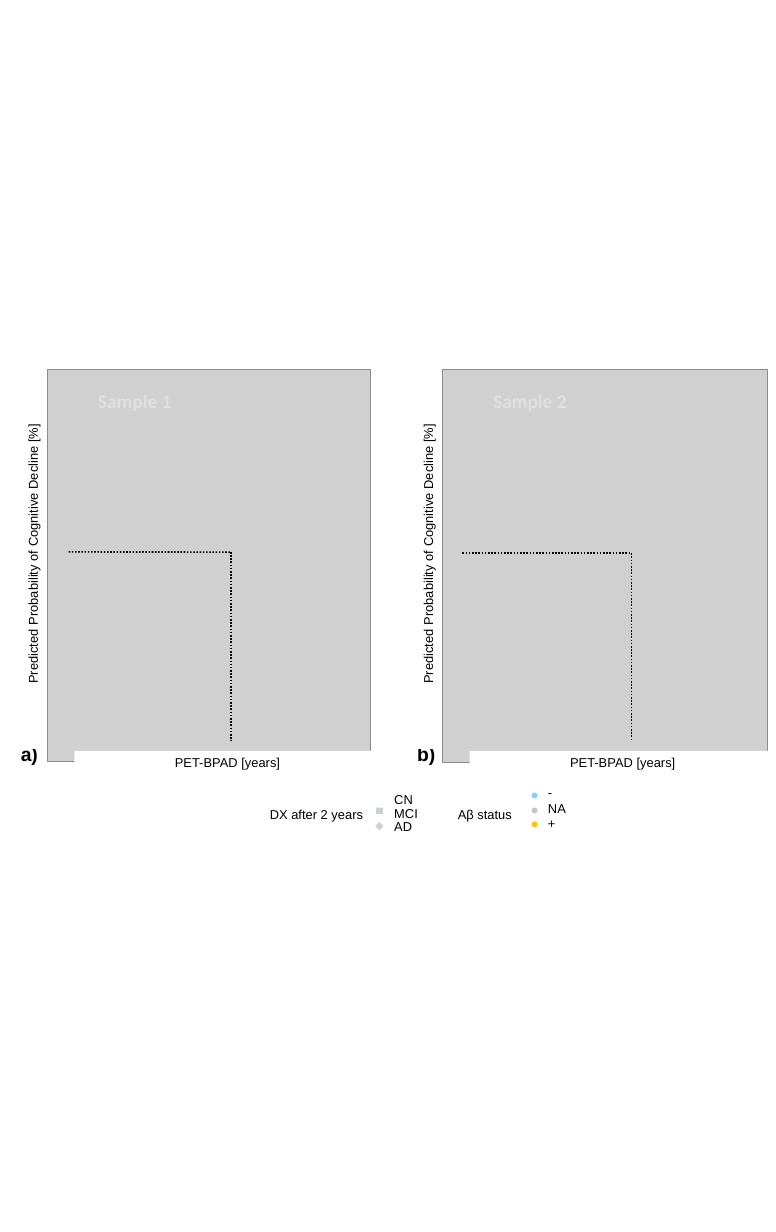
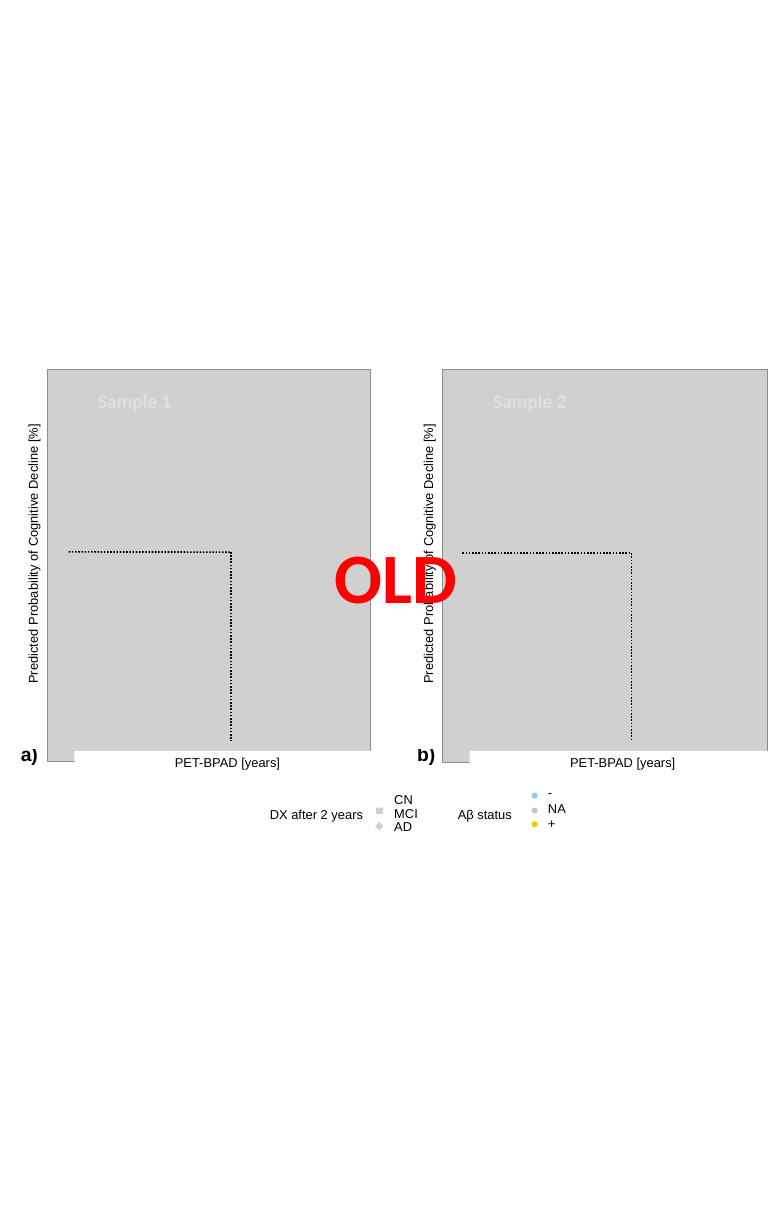
Before and after one commit to elenadoe/Brain_Age_PET_MRI, a slide deck: slide 6 of results/results_hochformat.pptx (slide 3 before the commit). Drawn at 776x1232 pixels with LibreOffice and Linux fonts; fonts in the diff are those of the drawing; grey boxes stand for pictures; background and template pictures are left out. Boxes give left, top, right and bottom in pixels: in the first picture for what was removed or moved away, otherwise in the second. Text is boxed around its words. In the diff, an @@ line names an element or a change of style, - is before the commit and + after.

```diff
--- a/results/results_hochformat.pptx
+++ b/results/results_hochformat.pptx
@@ text added at [334, 544, 456, 620], 44 pt, text #FF0000, bold @@
+OLD
```
Also in this commit, not shown: 1 other slide changed, 6 slides added.
